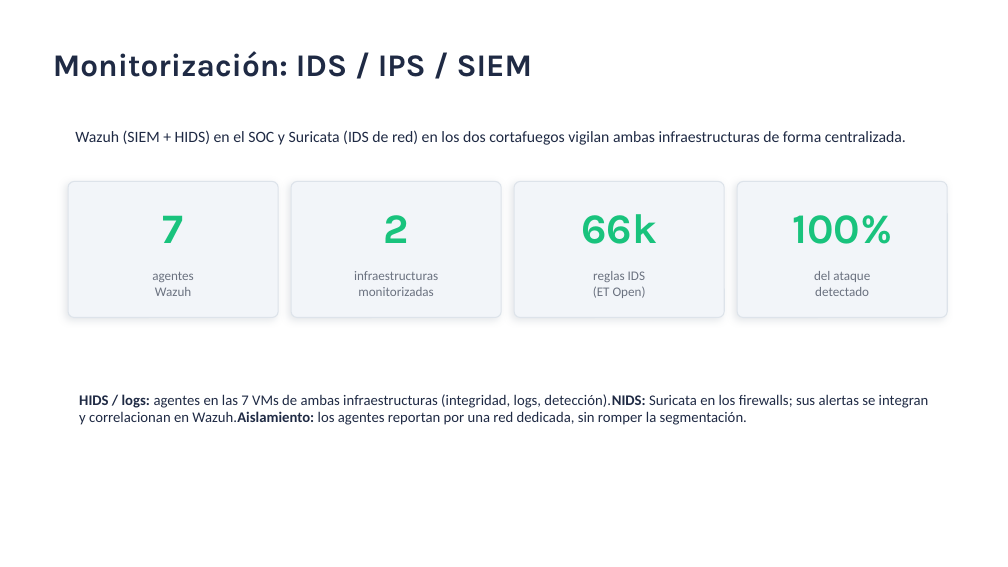
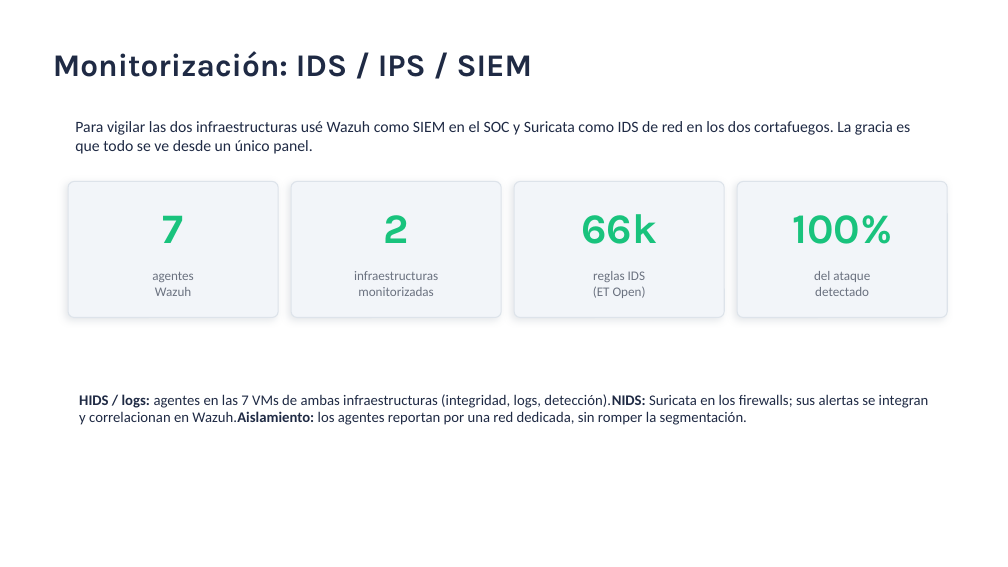
Before and after one commit to aleexsanchezz04/jamsec-proyecto-ciberseguridad, a slide deck: slide 9 of presentacion/JAMSEC_Presentacion.pptx. Drawn at 1008x567 pixels with LibreOffice and Linux fonts; fonts in the diff are those of the drawing. Boxes give left, top, right and bottom in pixels: in the first picture for what was removed or moved away, otherwise in the second. Text is boxed around its words. In the diff, an @@ line names an element or a change of style, - is before the commit and + after.

Commit message:
Reescritura de documentos: mas contenido y lenguaje natural - Memoria, informe tecnico e informe ejecutivo ampliados y en voz de autor - Textos de la presentacion humanizados (maqueta intacta) - Retirados del repo los PDF desfasados (regenerar desde los .docx actualizados)

```diff
--- a/presentacion/JAMSEC_Presentacion.pptx
+++ b/presentacion/JAMSEC_Presentacion.pptx
@@ text at [75, 121, 910, 154]: text changed @@
-Wazuh (SIEM + HIDS) en el SOC y Suricata (IDS de red) en los dos cortafuegos vigilan ambas infraestructuras de forma centralizada.
+Para vigilar las dos infraestructuras usé Wazuh como SIEM en el SOC y Suricata como IDS de red en los dos cortafuegos. La gracia es que todo se ve desde un único panel.
```
Also in this commit, not shown: 5 other slides changed, 10 other files.
